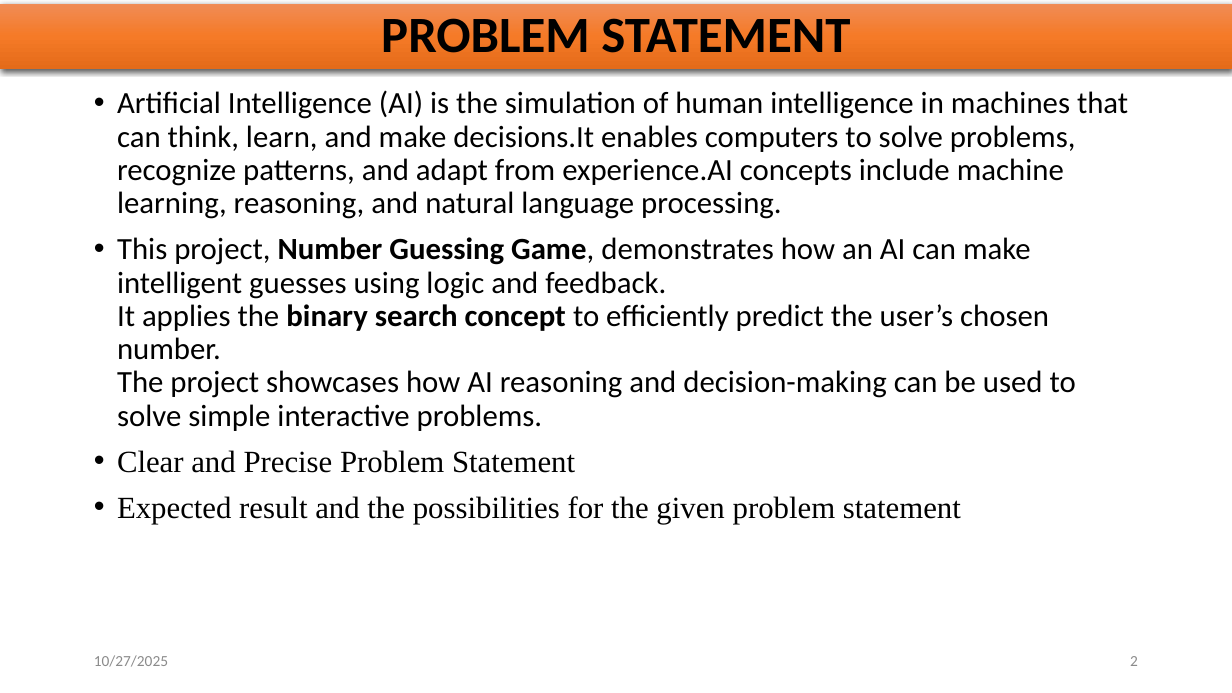
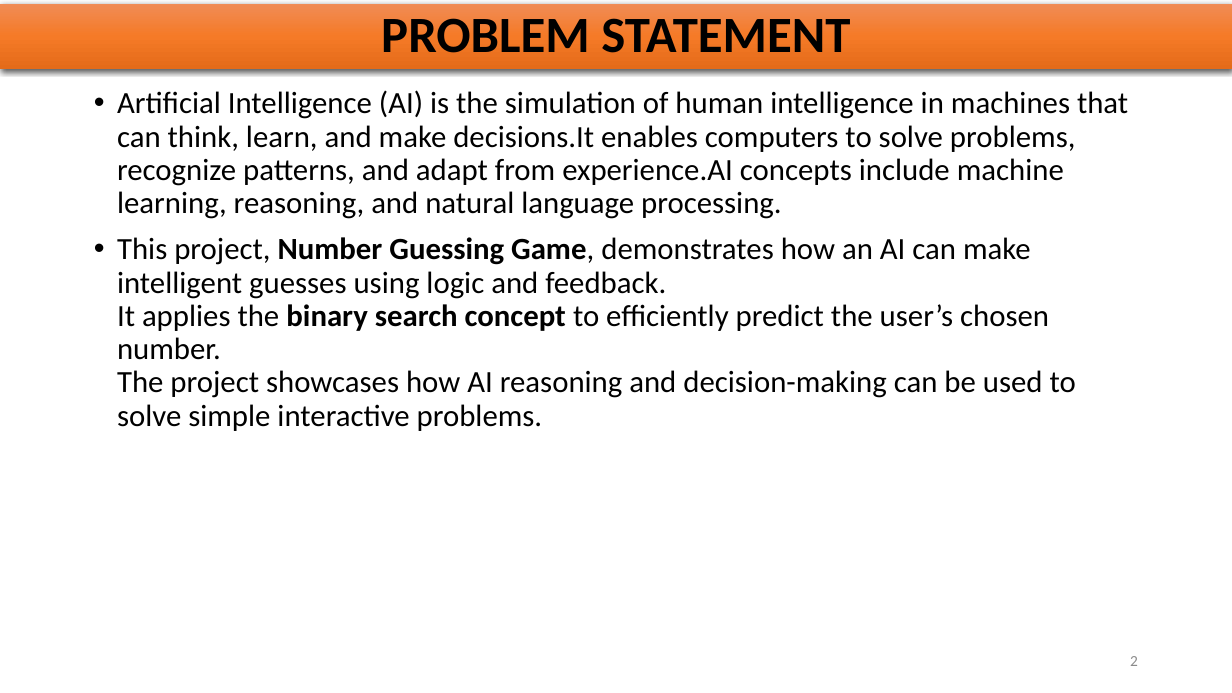
Before and after one commit to jeeva287/number-guessing-game-in-AI, a slide deck: slide 2 of Number guessing game ppt.pptx. Drawn at 1232x693 pixels with LibreOffice and Linux fonts; fonts in the diff are those of the drawing. Boxes give left, top, right and bottom in pixels: in the first picture for what was removed or moved away, otherwise in the second. Text is boxed around its words. In the diff, an @@ line names an element or a change of style, - is before the commit and + after.

```diff
--- a/Number guessing game ppt.pptx
+++ b/Number guessing game ppt.pptx
@@ text at (117, 450, 961, 524): paragraphs removed @@
-• Clear and Precise Problem Statement
-• Expected result and the possibilities for the given problem statement
@@ text removed at (94, 655, 168, 667) @@
-10/27/2025
```
Also in this commit, not shown: 8 other slides changed.
